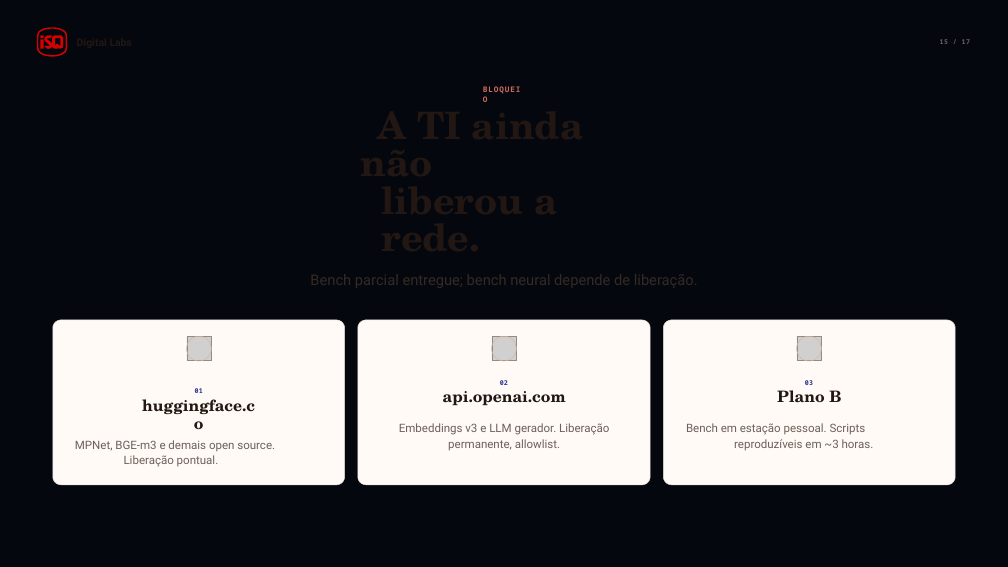
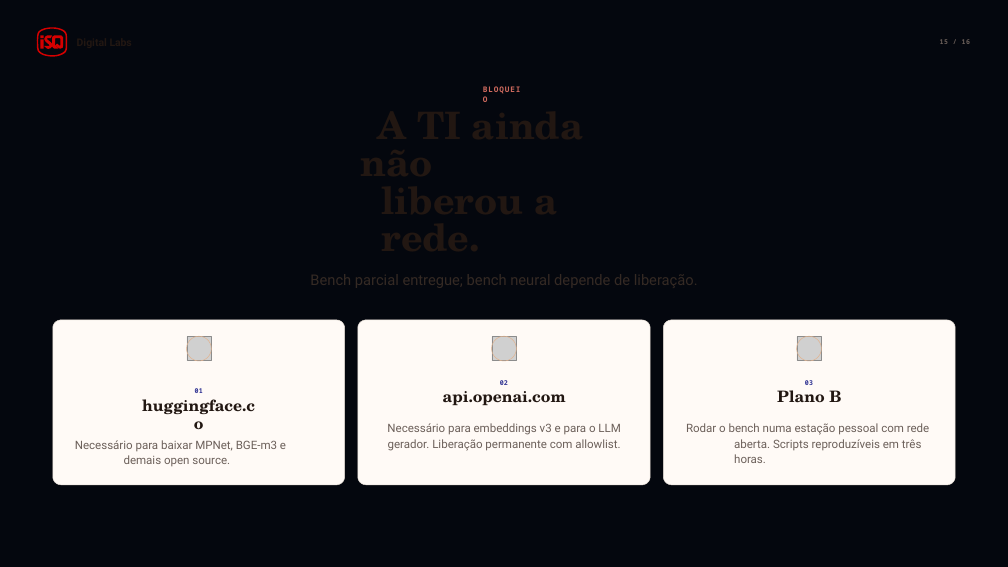
Before and after one commit to dropeko/rag-personal, a slide deck: slide 15 of references/Apresentacao_RAG_2026-06-01.pptx. Drawn at 1008x567 pixels with LibreOffice and Linux fonts; fonts in the diff are those of the drawing; grey boxes stand for pictures. Boxes give left, top, right and bottom in pixels: in the first picture for what was removed or moved away, otherwise in the second. Text is boxed around its words. In the diff, an @@ line names an element or a change of style, - is before the commit and + after.

```diff
--- a/references/Apresentacao_RAG_2026-06-01.pptx
+++ b/references/Apresentacao_RAG_2026-06-01.pptx
@@ text at box(75, 440, 286, 466): text changed @@
-MPNet, BGE-m3 e demais open source. Liberação pontual.
+Necessário para baixar MPNet, BGE-m3 e demais open source.
@@ text at box(387, 423, 620, 451): text changed @@
-Embeddings v3 e LLM gerador. Liberação permanente, allowlist.
+Necessário para embeddings v3 e para o LLM gerador. Liberação permanente com allowlist.
@@ text at box(686, 423, 930, 463): text changed @@
-Bench em estação pessoal. Scripts reproduzíveis em ~3 horas.
+Rodar o bench numa estação pessoal com rede aberta. Scripts reproduzíveis em três horas.
```
Also in this commit, not shown: 15 other slides changed, 1 slide removed, 1 other file.
